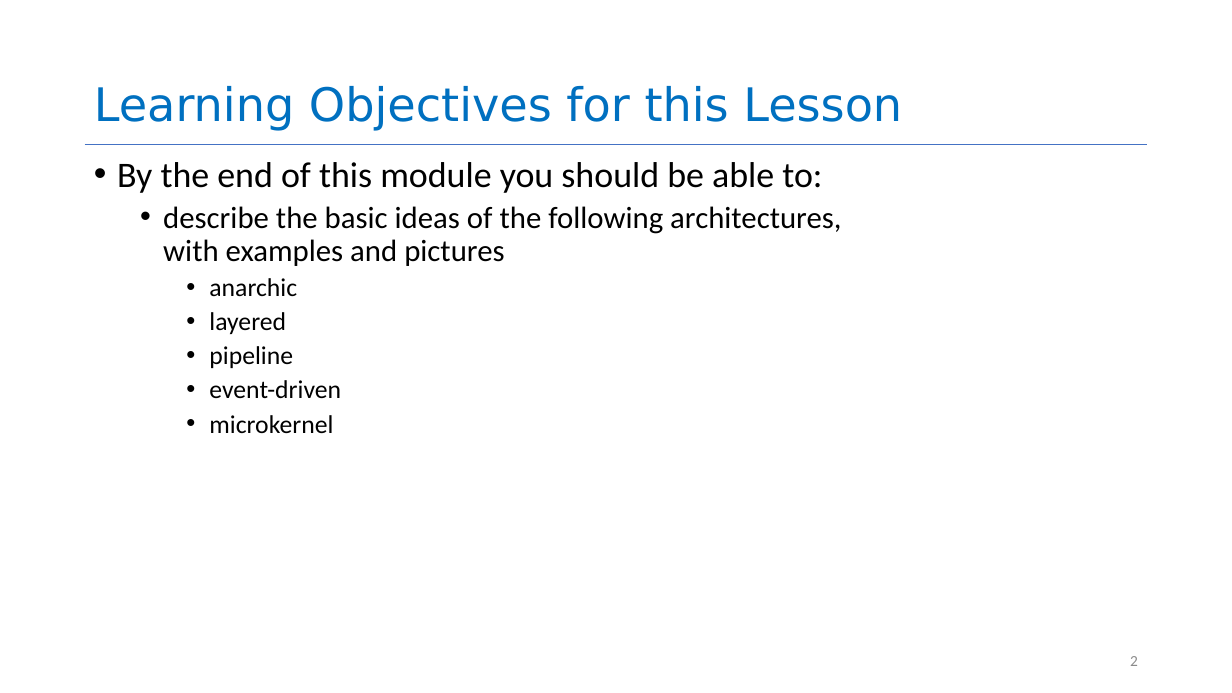
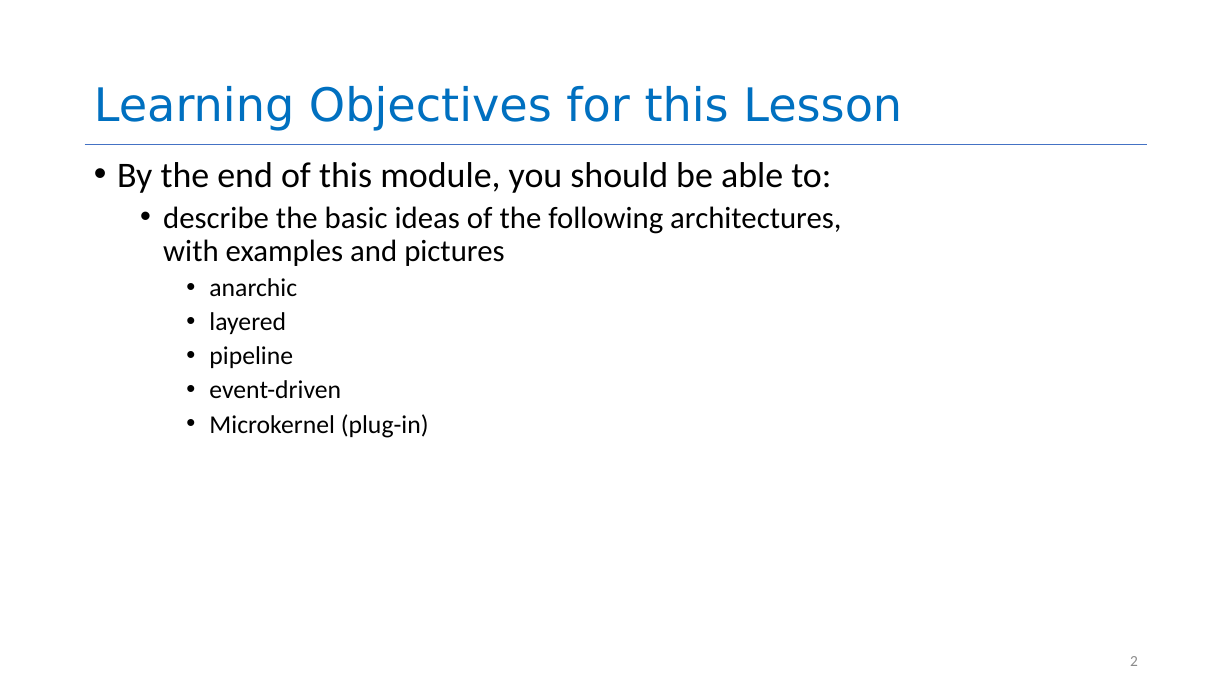
Before and after one commit to neu-se/CS4530-Spring-2026, a slide deck: slide 2 of Slides/Module 11.2 Application Level Patterns.pptx. Drawn at 1232x693 pixels with LibreOffice and Linux fonts; fonts in the diff are those of the drawing. Boxes give left, top, right and bottom in pixels: in the first picture for what was removed or moved away, otherwise in the second. Text is boxed around its words. In the diff, an @@ line names an element or a change of style, - is before the commit and + after.

```diff
--- a/Slides/Module 11.2 Application Level Patterns.pptx
+++ b/Slides/Module 11.2 Application Level Patterns.pptx
@@ text at <box>117,162,831,193</box>: text changed @@
-• By the end of this module you should be able to:
+• By the end of this module, you should be able to:
@@ text at <box>209,414,429,438</box>: text changed @@
-    • microkernel
+    • Microkernel (plug-in)
```
Also in this commit, not shown: 1 other slide changed, 1 slide added, 3 other files.
